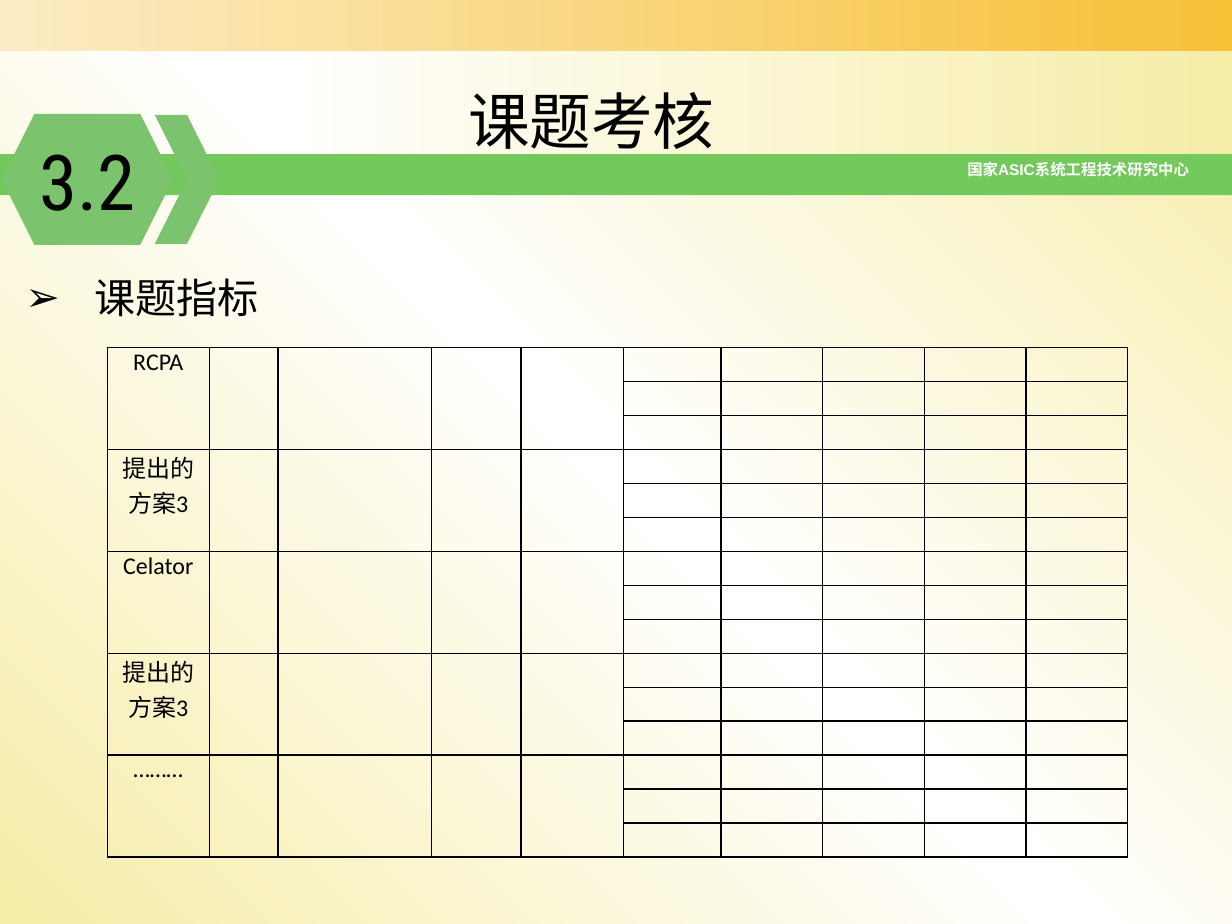
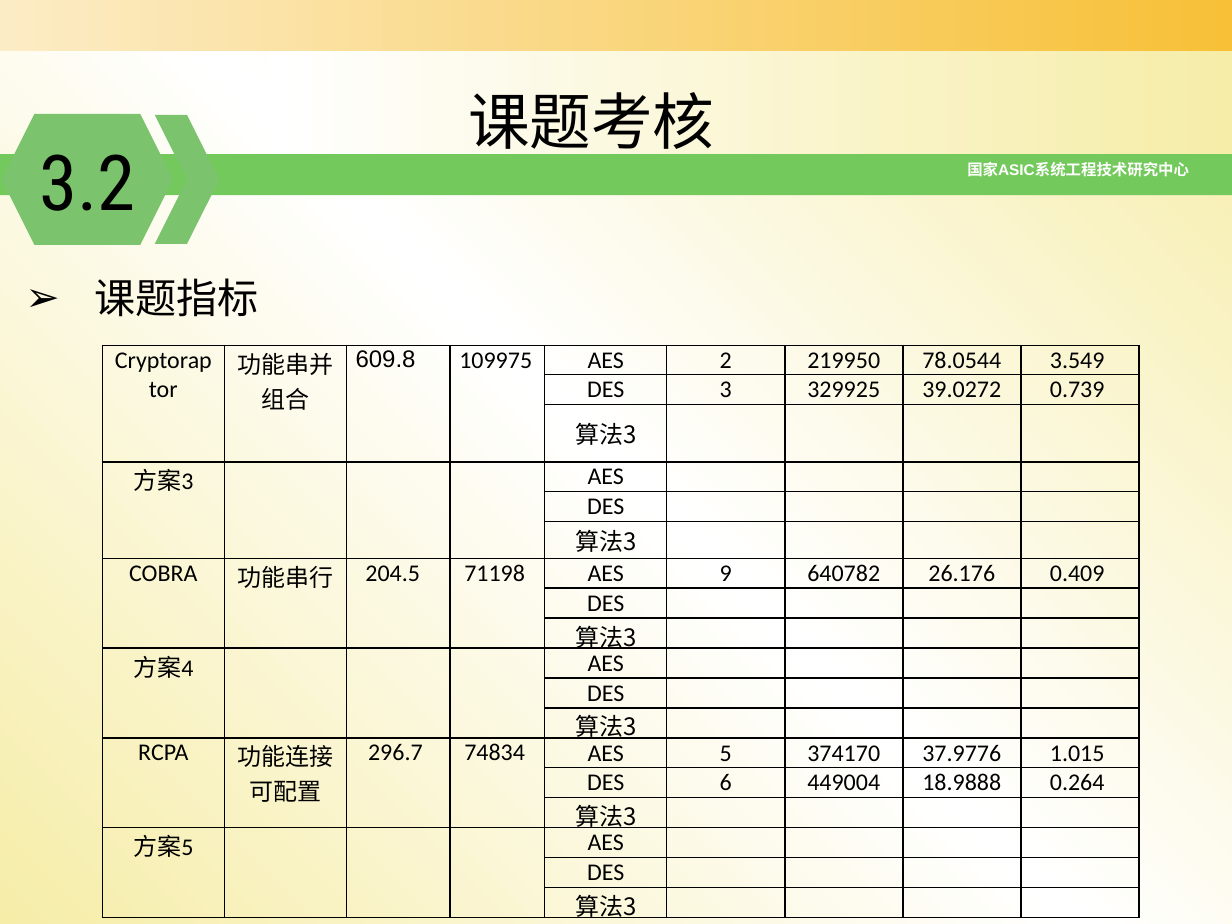
Before and after one commit to zdyzhan/bishe, a slide deck: slide 21 of 开题报告_131199李小泉10_28.pptx. Drawn at 1232x924 pixels with LibreOffice and Linux fonts; fonts in the diff are those of the drawing; background and template pictures are left out. Boxes give left, top, right and bottom in pixels: in the first picture for what was removed or moved away, otherwise in the second. Text is boxed around its words. In the diff, an @@ line names an element or a change of style, - is before the commit and + after.

```diff
--- a/开题报告_131199李小泉10_28.pptx
+++ b/开题报告_131199李小泉10_28.pptx
@@ table at [102, 345, 1140, 922] @@
-RCPA |  |  |  |  |  |  |  |  | 
- |  |  |  |  |  |  |  |  | 
- |  |  |  |  |  |  |  |  | 
-提出的方案3 |  |  |  |  |  |  |  |  | 
- |  |  |  |  |  |  |  |  | 
- |  |  |  |  |  |  |  |  | 
-Celator |  |  |  |  |  |  |  |  | 
- |  |  |  |  |  |  |  |  | 
- |  |  |  |  |  |  |  |  | 
-提出的方案3 |  |  |  |  |  |  |  |  | 
- |  |  |  |  |  |  |  |  | 
- |  |  |  |  |  |  |  |  | 
-……… |  |  |  |  |  |  |  |  | 
- |  |  |  |  |  |  |  |  | 
- |  |  |  |  |  |  |  |  | 
+Cryptoraptor | 功能串并组合 | 609.8 | 109975 | AES | 2 | 219950 | 78.0544 | 3.549
+ |  |  |  | DES | 3 | 329925 | 39.0272 | 0.739
+ |  |  |  | 算法3 |  |  |  | 
+方案3 |  |  |  | AES |  |  |  | 
+ |  |  |  | DES |  |  |  | 
+ |  |  |  | 算法3 |  |  |  | 
+COBRA | 功能串行 | 204.5 | 71198 | AES | 9 | 640782 | 26.176 | 0.409
+ |  |  |  | DES |  |  |  | 
+ |  |  |  | 算法3 |  |  |  | 
+方案4 |  |  |  | AES |  |  |  | 
+ |  |  |  | DES |  |  |  | 
+ |  |  |  | 算法3 |  |  |  | 
+RCPA | 功能连接可配置 | 296.7 | 74834 | AES | 5 | 374170 | 37.9776 | 1.015
+ |  |  |  | DES | 6 | 449004 | 18.9888 | 0.264
+ |  |  |  | 算法3 |  |  |  | 
+方案5 |  |  |  | AES |  |  |  | 
+ |  |  |  | DES |  |  |  | 
+ |  |  |  | 算法3 |  |  |  | 
@@ table: place and size @@
-table at [107, 347, 1125, 857]
+table at [102, 345, 1140, 922]
```
Also in this commit, not shown: 2 other slides changed.
